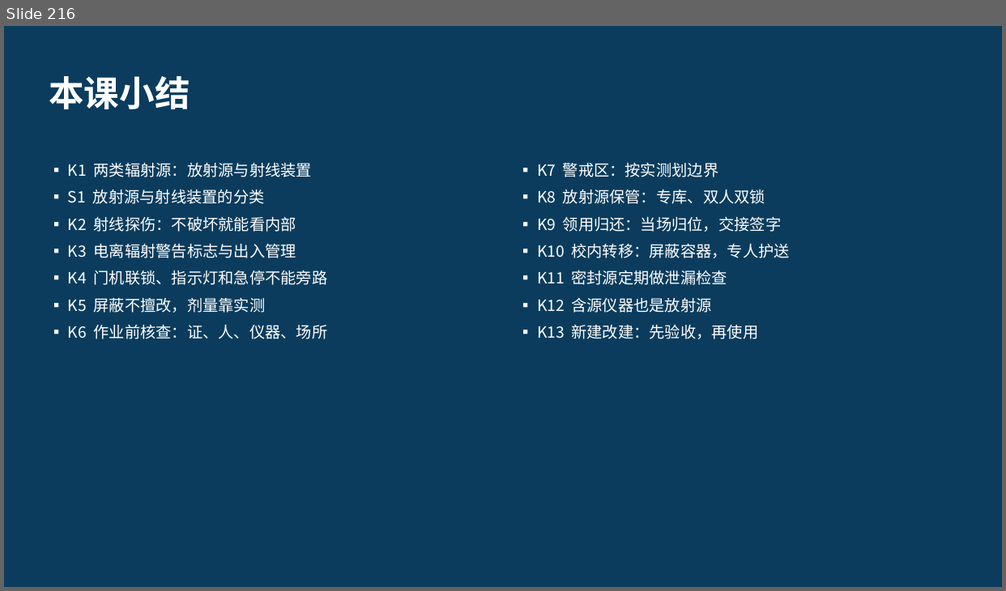
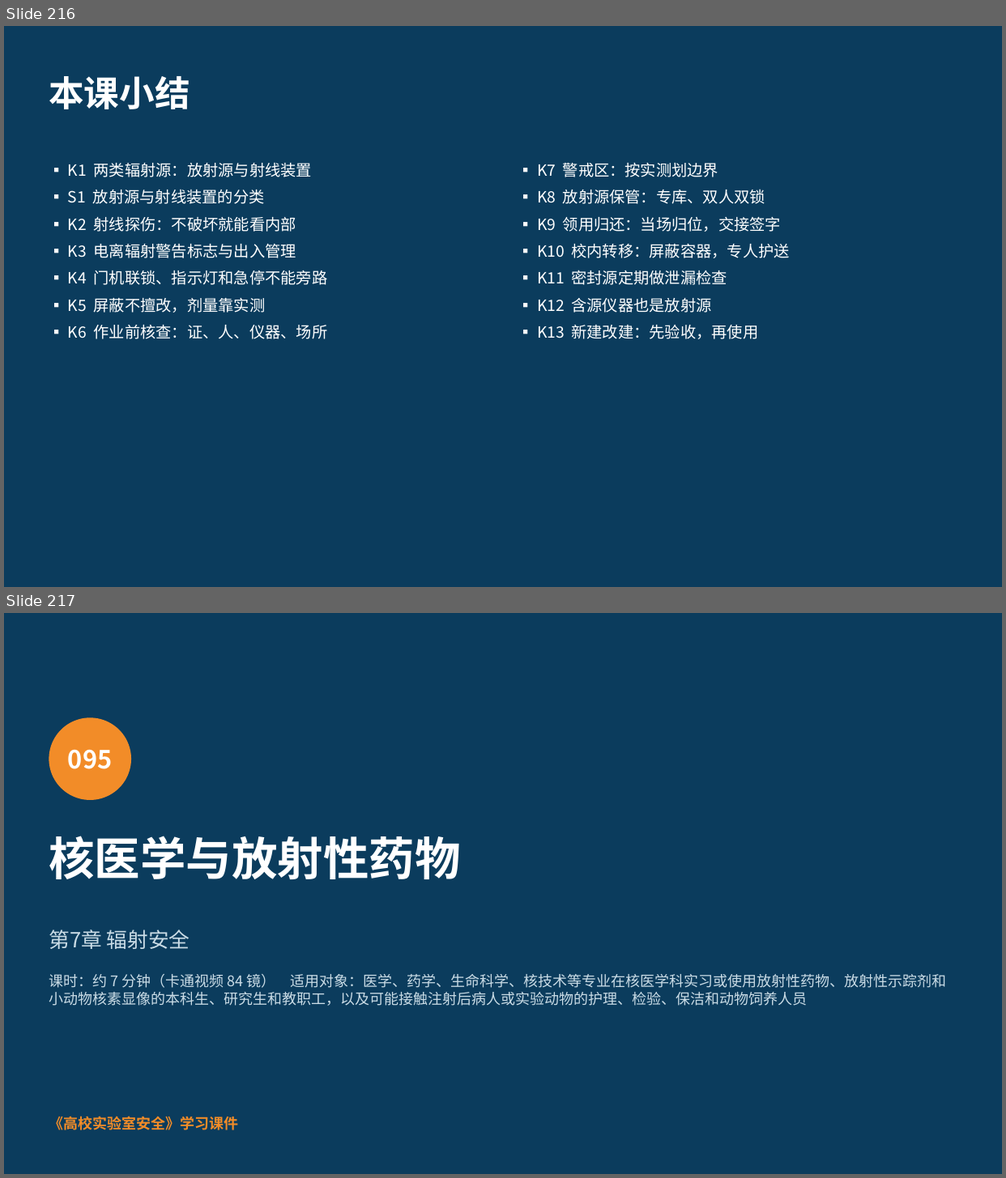
Before and after one commit to hanrongwx-max/videoyoutubo, a slide deck: course/高校实验室安全/课件/第7章_辐射安全.pptx. Shown one above the other, each under a label of ours: slide 216 before the commit, slides 216 and 217 after it. The pictures are 1006x591 and 1006x1178 pixels, drawn with LibreOffice and Linux fonts; fonts in the diff are those of the drawing. Boxes give left, top, right and bottom in pixels: in the first picture for what was removed or moved away, otherwise in the second. Text is boxed around its words. In the diff, an @@ line names an element or a change of style, - is before the commit and + after.

```diff
--- a/course/高校实验室安全/课件/第7章_辐射安全.pptx
+++ b/course/高校实验室安全/课件/第7章_辐射安全.pptx
@@ slide 217 added at bbox=[4, 613, 1002, 1174], background #0B3C5D @@
@@ ellipse added at bbox=[49, 717, 131, 800], fill #F28C28 @@
@@ text added at bbox=[68, 749, 113, 769], 24 pt, text #FFFFFF, bold @@
+095
@@ text added at bbox=[49, 836, 460, 879], 44 pt, text #FFFFFF, bold @@
+核医学与放射性药物
@@ text added at bbox=[49, 930, 190, 949], 20 pt, text #CADCE6 @@
+第7章 辐射安全
@@ text added at bbox=[49, 974, 947, 1006], 14 pt, text #CADCE6 @@
+课时：约 7 分钟（卡通视频 84 镜） 适用对象：医学、药学、生命科学、核技术等专业在核医学科实习或使用放射性药物、放射性示踪剂和小动物核素显像的本科生、研究生和教职工，以及可能接触注射后病人或实验动物的护理、检验、保洁和动物饲养人员
@@ text added at bbox=[49, 1116, 238, 1131], 14 pt, text #F28C28, bold @@
+《高校实验室安全》学习课件
```
Also in this commit, not shown: 22 other slides added, 2 other files.
